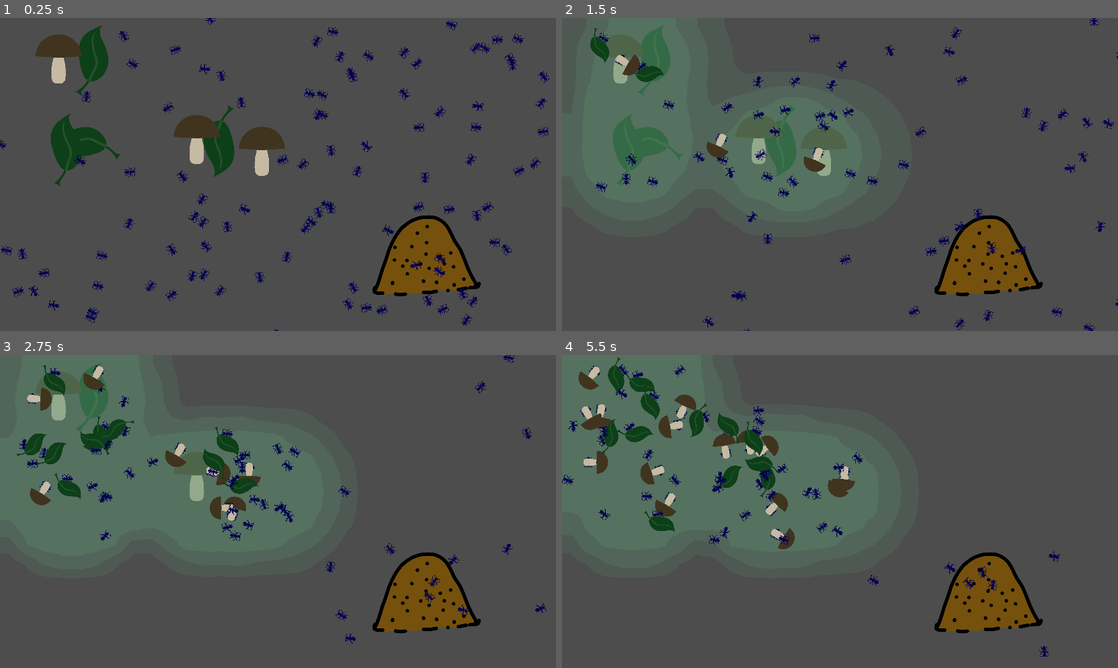
Above: before the commit, frames 1-4 (two rows, left to right).
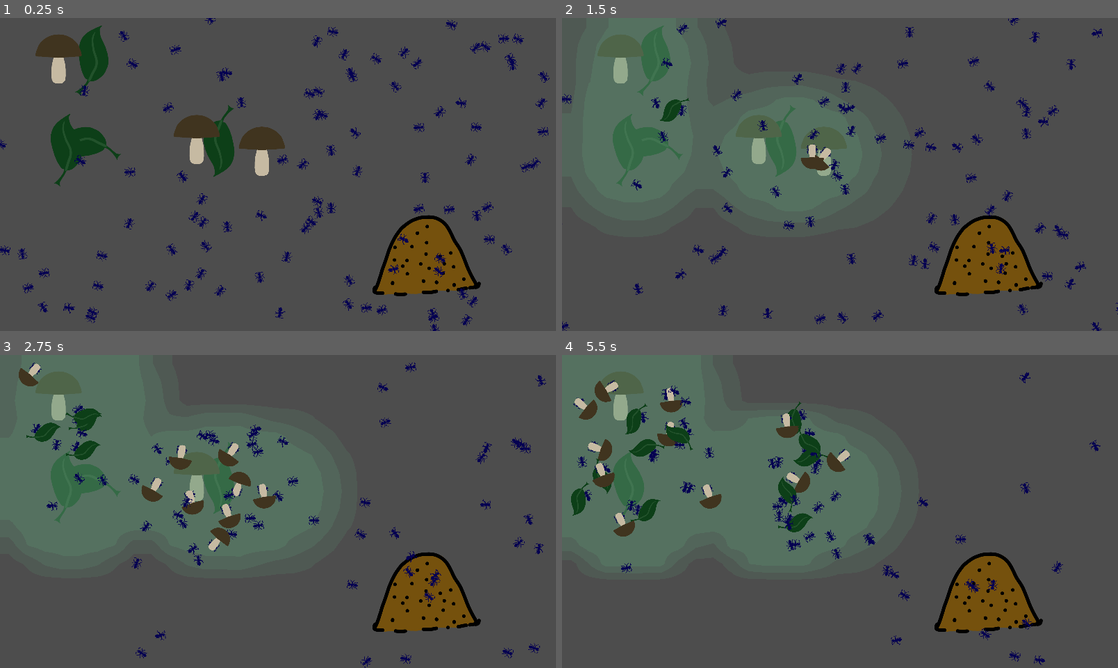
Above: after the commit, the same moments.

Repository: allemansratten/AntColonyTycoonDeluxe
Game: Godot game, scene res://game.tscn
Same seed, same stepped clock (60 frames per second), same inputs: the game is played once before the commit and once after it.
Inputs (mouse positions are in pixels of both pictures, inside the frame that each line leads up to):
- Up to frame 1 (0.25 s): no input
- Up to frame 2 (1.5 s): move the mouse to (962, 158) at 0.52 s; click (962, 158) at 0.67 s; move the mouse to (728, 190) at 1.27 s; click (728, 190) at 1.42 s
- Up to frame 3 (2.75 s): move the mouse to (333, 442) at 2.02 s; click (333, 442) at 2.17 s
- Up to frame 4 (5.5 s): move the mouse to (812, 574) at 2.77 s; click (812, 574) at 2.92 s; move the mouse to (1006, 558) at 3.52 s; click (1006, 558) at 3.67 s; move the mouse to (673, 464) at 4.27 s; click (673, 464) at 4.42 s; move the mouse to (867, 511) at 5.02 s; click (867, 511) at 5.17 s

The runs differ from the first frame. In frame 1, 1.2% of the frame differs, in the area x 0-96%, y 4-100%; in frame 2, 4.4%; in frame 3, 8.3%; in frame 4, 10%, in the area x 0-97%, y 0-100%.

Commit message:
Slow the HECK down

Diff:
--- a/ant.gd
+++ b/ant.gd
@@ -52,35 +52,19 @@
 func set_ant_type_properties(ant_type: AntType):
 	match ant_type:
 		AntType.HARVESTER:
-			min_speed = 400.0
-			max_speed = 600.0
+			min_speed = 150.0
+			max_speed = 300.0
 			min_wait_time = 0.5
 			max_wait_time = 0.7
 			_animated_sprite.animation = "harvester"
 		#Other Types have no animation yet
 		AntType.BUILDER:
-			min_speed = 300.0
-			max_speed = 500.0
-			min_wait_time = 0.7
-			max_wait_time = 1.0
 			_animated_sprite.animation = "builder"
 		AntType.WARRIOR:
-			min_speed = 600.0
-			max_speed = 900.0
-			min_wait_time = 0.2
-			max_wait_time = 0.5
 			_animated_sprite.animation = "warrior"
 		AntType.FARMER:
-			min_speed = 350.0
-			max_speed = 550.0
-			min_wait_time = 0.6
-			max_wait_time = 0.8
 			_animated_sprite.animation = "farmer"
 		AntType.EXPLORER:
-			min_speed = 500.0
-			max_speed = 800.0
-			min_wait_time = 0.3
-			max_wait_time = 0.6
 			_animated_sprite.animation = "explorer"
 
 func _physics_process(_delta):
